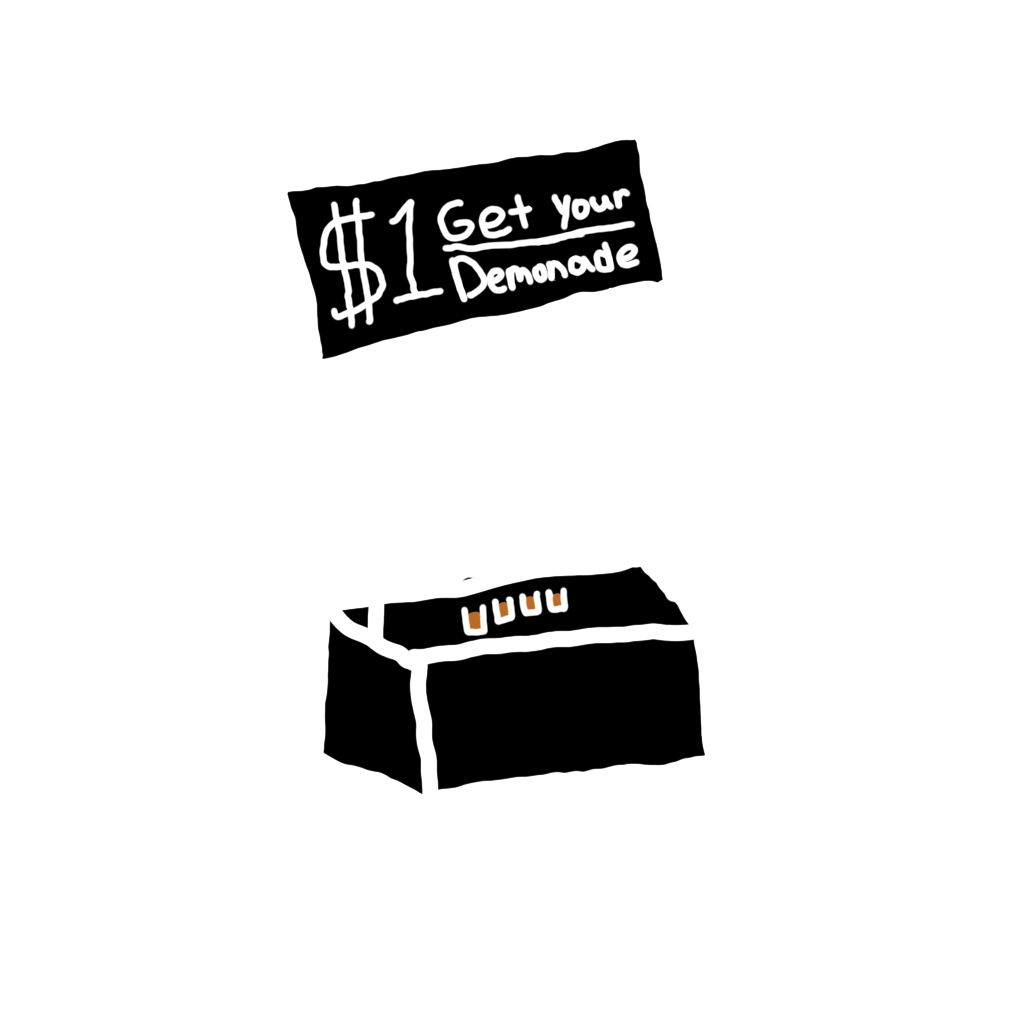
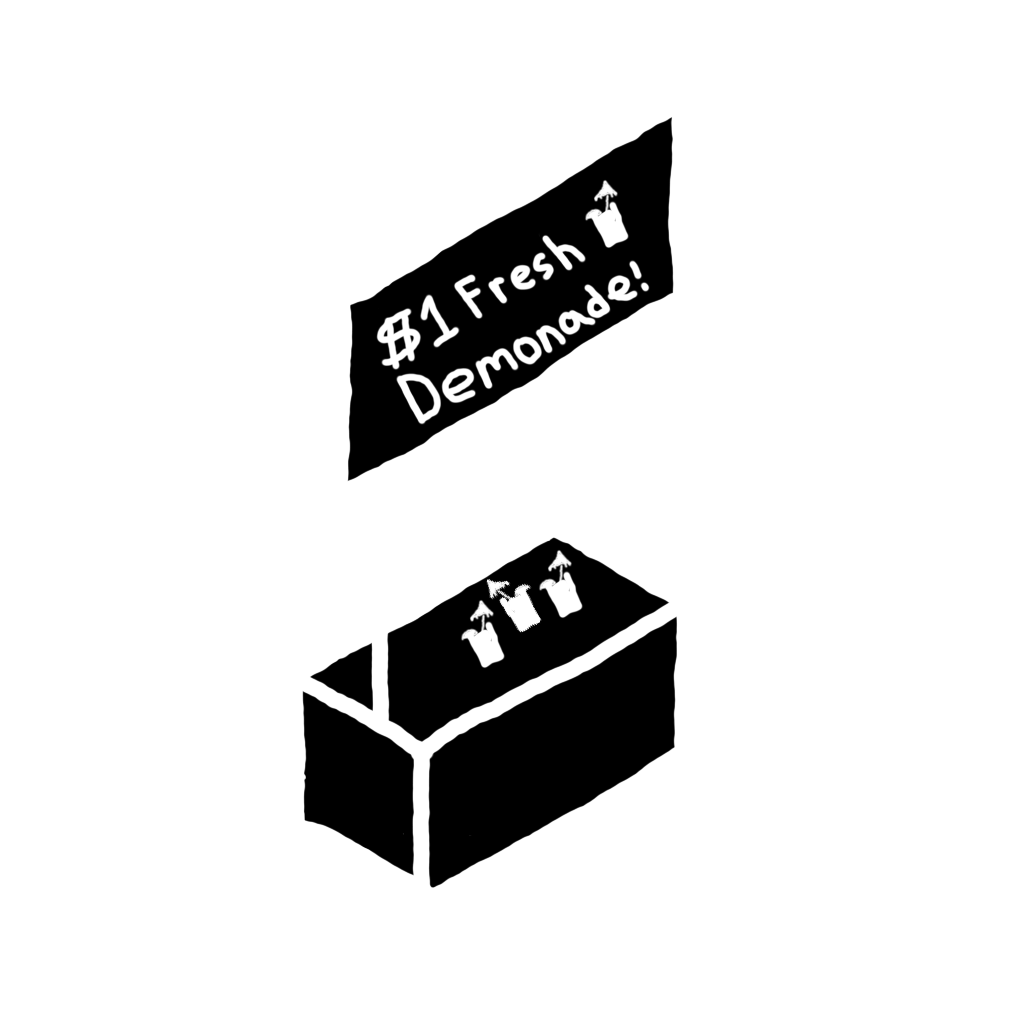
Revision of a layered 1024 × 1024 image; what changed, layer by layer:
renamed "Extra" to "Ellipse 1", opacity 100% → 45%, moved it into group "Reference", painted on it over [302, 592, 706, 888]
renamed "Background" to "Isometric-Paper-01", moved it into group "Reference", painted on it over [287, 117, 706, 888]
added group "Isometric" with 4 layers above "Building" over [287, 117, 698, 888]
added layer "Extra" (1st of 2, in "Isometric") in group "Isometric" over [460, 179, 630, 669]
moved "Secondary" (1st of 2, in "Isometric") into group "Isometric", painted on it over [318, 184, 650, 425]
moved "Primary" (1st of 2, in "Isometric") into group "Isometric", painted on it over [287, 117, 706, 888]
added layer "Background" (1st of 2, in "Isometric") in group "Isometric" over [296, 117, 685, 888]
